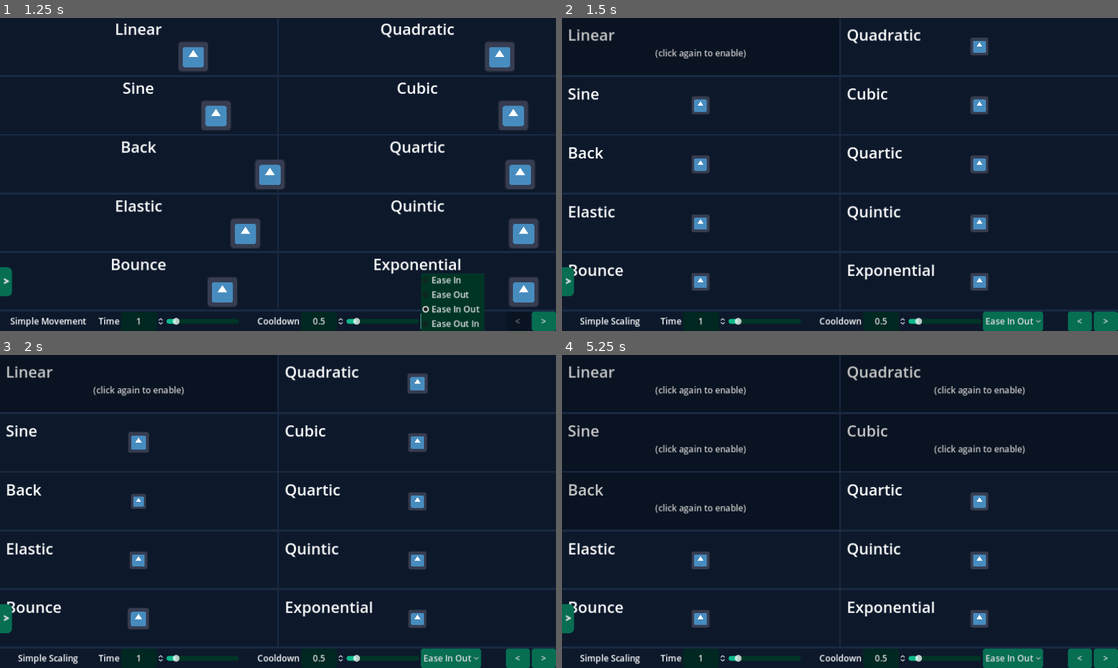
Above: before the commit, frames 1-4 (two rows, left to right).
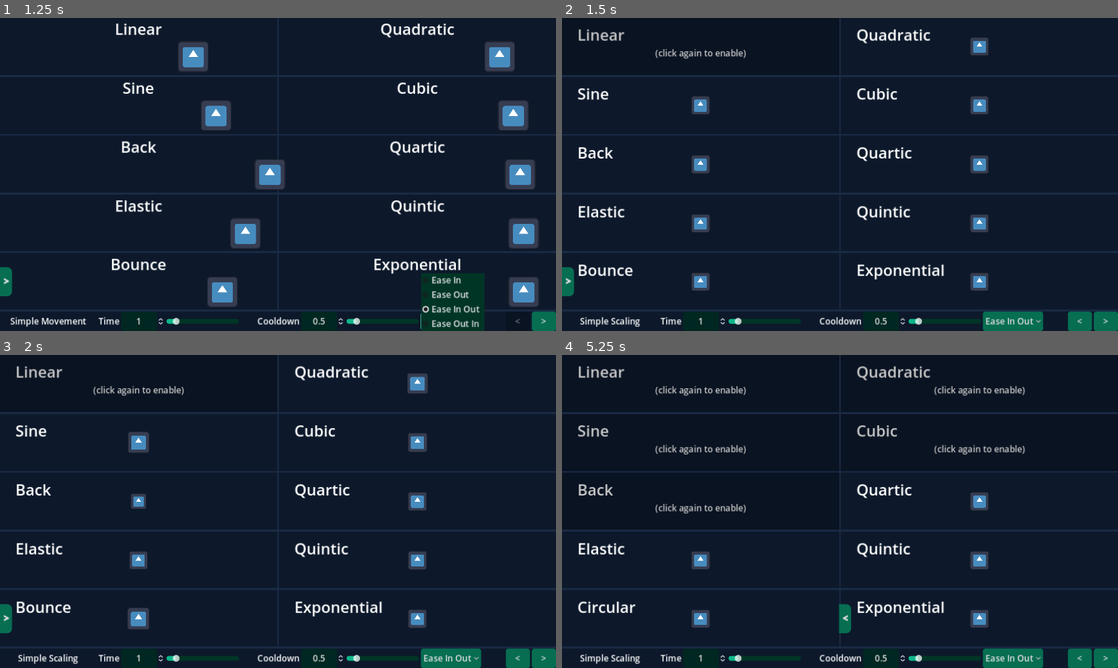
Above: after the commit, the same moments.

Repository: popcar2/Godot_Tween_Comparisons
Game: Godot game, scene res://Scenes/1_Movement.tscn
Two runs of this game, one before a commit and one after it. Both use one fixed random seed, a clock stepped at 60 frames per second and the inputs below. The engine's default icon, where the game draws it, is replaced by a stand-in: a white triangle on a blue panel in a dark square.
Inputs (mouse positions are in pixels of both pictures, inside the frame that each line leads up to):
- Up to frame 1 (1.25 s): click "Ease In Out" at 0.5 s
- Up to frame 2 (1.5 s): move the mouse to (701, 46) at 1.27 s; hold Right (ui_right) from 1.28 s (still down); click (701, 46) at 1.42 s
- Up to frame 3 (2 s): keep holding Right (ui_right)
- Up to frame 4 (5.25 s): release Right (ui_right) at 2 s; click "Ease In Out" at 2 s; move the mouse to (979, 383) at 2.77 s; hold Down (ui_down) 2.78-3.53 s; click (979, 383) at 2.92 s; move the mouse to (701, 442) at 3.52 s; hold Right (ui_right) 3.53-4.28 s; click (701, 442) at 3.67 s; move the mouse to (979, 442) at 4.27 s; hold Up (ui_up) 4.28-5.03 s; click (979, 442) at 4.42 s; move the mouse to (701, 502) at 5.02 s; hold Left (ui_left) from 5.03 s (still down); click (701, 502) at 5.17 s

Frame 1 is identical in both runs. In frame 2, 2.4% of the frame differs, in the area x 1-69%, y 3-84%; in frame 3, 2.4%; in frame 4, 2.8%, in the area x 0-69%, y 3-89%.

Commit message:
Up/down arrow keys now show/hide TRANS_CIRC panel

Diff:
--- a/Project/Scenes/2_Scaling.tscn
+++ b/Project/Scenes/2_Scaling.tscn
@@ -56,9 +56,9 @@
 
 [node name="Transition Name" type="Label" parent="VBoxContainer/GridContainer/Linear Panel"]
 layout_mode = 1
-offset_left = 12.0
-offset_top = 12.0
-offset_right = 109.0
+offset_left = 32.0
+offset_top = 12.0
+offset_right = 129.0
 offset_bottom = 60.0
 theme_override_font_sizes/font_size = 32
 text = "Linear"
@@ -78,9 +78,9 @@
 
 [node name="Transition Name" type="Label" parent="VBoxContainer/GridContainer/Quad Panel"]
 layout_mode = 1
-offset_left = 12.0
-offset_top = 12.0
-offset_right = 167.0
+offset_left = 32.0
+offset_top = 12.0
+offset_right = 187.0
 offset_bottom = 60.0
 theme_override_font_sizes/font_size = 32
 text = "Quadratic"
@@ -100,9 +100,9 @@
 
 [node name="Transition Name" type="Label" parent="VBoxContainer/GridContainer/Sine Panel"]
 layout_mode = 1
-offset_left = 12.0
-offset_top = 12.0
-offset_right = 77.0
+offset_left = 32.0
+offset_top = 12.0
+offset_right = 97.0
 offset_bottom = 60.0
 theme_override_font_sizes/font_size = 32
 text = "Sine"
@@ -122,9 +122,9 @@
 
 [node name="Transition Name" type="Label" parent="VBoxContainer/GridContainer/Cubic Panel"]
 layout_mode = 1
-offset_left = 12.0
-offset_top = 12.0
-offset_right = 97.0
+offset_left = 32.0
+offset_top = 12.0
+offset_right = 117.0
 offset_bottom = 60.0
 theme_override_font_sizes/font_size = 32
 text = "Cubic"
@@ -144,9 +144,9 @@
 
 [node name="Transition Name" type="Label" parent="VBoxContainer/GridContainer/Back Panel"]
 layout_mode = 1
-offset_left = 12.0
-offset_top = 12.0
-offset_right = 86.0
+offset_left = 32.0
+offset_top = 12.0
+offset_right = 106.0
 offset_bottom = 60.0
 theme_override_font_sizes/font_size = 32
 text = "Back"
@@ -166,9 +166,9 @@
 
 [node name="Transition Name" type="Label" parent="VBoxContainer/GridContainer/Quart Panel"]
 layout_mode = 1
-offset_left = 12.0
-offset_top = 12.0
-offset_right = 128.0
+offset_left = 32.0
+offset_top = 12.0
+offset_right = 148.0
 offset_bottom = 60.0
 theme_override_font_sizes/font_size = 32
 text = "Quartic"
@@ -188,9 +188,9 @@
 
 [node name="Transition Name" type="Label" parent="VBoxContainer/GridContainer/Elastic Panel"]
 layout_mode = 1
-offset_left = 12.0
-offset_top = 12.0
-offset_right = 112.0
+offset_left = 32.0
+offset_top = 12.0
+offset_right = 132.0
 offset_bottom = 60.0
 theme_override_font_sizes/font_size = 32
 text = "Elastic"
@@ -210,9 +210,9 @@
 
 [node name="Transition Name" type="Label" parent="VBoxContainer/GridContainer/Quint Panel"]
 layout_mode = 1
-offset_left = 12.0
-offset_top = 12.0
-offset_right = 124.0
+offset_left = 32.0
+offset_top = 12.0
+offset_right = 144.0
 offset_bottom = 60.0
 theme_override_font_sizes/font_size = 32
 text = "Quintic"
@@ -232,9 +232,9 @@
 
 [node name="Transition Name" type="Label" parent="VBoxContainer/GridContainer/Bounce Panel"]
 layout_mode = 1
-offset_left = 12.0
-offset_top = 12.0
-offset_right = 127.0
+offset_left = 32.0
+offset_top = 12.0
+offset_right = 147.0
 offset_bottom = 60.0
 theme_override_font_sizes/font_size = 32
 text = "Bounce"
@@ -254,9 +254,9 @@
 
 [node name="Transition Name" type="Label" parent="VBoxContainer/GridContainer/Expo Panel"]
 layout_mode = 1
-offset_left = 12.0
-offset_top = 12.0
-offset_right = 196.0
+offset_left = 32.0
+offset_top = 12.0
+offset_right = 216.0
 offset_bottom = 60.0
 theme_override_font_sizes/font_size = 32
 text = "Exponential"
@@ -392,9 +392,9 @@
 script = ExtResource("4_gpaax")
 
 [node name="Transition Name" type="Label" parent="Circ Panel"]
-offset_left = 12.0
-offset_top = 12.0
-offset_right = 109.0
+offset_left = 32.0
+offset_top = 12.0
+offset_right = 153.0
 offset_bottom = 60.0
 theme_override_font_sizes/font_size = 32
 text = "Circular"
--- a/Project/Scripts/ShowPanelButton.gd
+++ b/Project/Scripts/ShowPanelButton.gd
@@ -12,6 +12,12 @@
 	else:
 		panel.position.x = -574
 		text = '>'
+
+func _process(_delta):
+	if Input.is_action_just_pressed("ui_up") and !enabled:
+		toggle_show()
+	elif Input.is_action_just_pressed("ui_down") and enabled:
+		toggle_show()
 
 func _on_button_pressed():
 	toggle_show()
Not shown, changed: Project/export_presets.cfg
